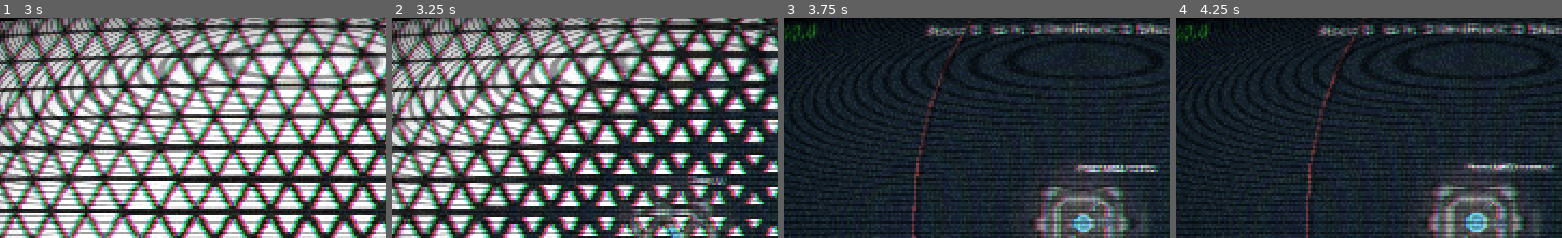
Above: before the commit, frames 1-4 (left to right).
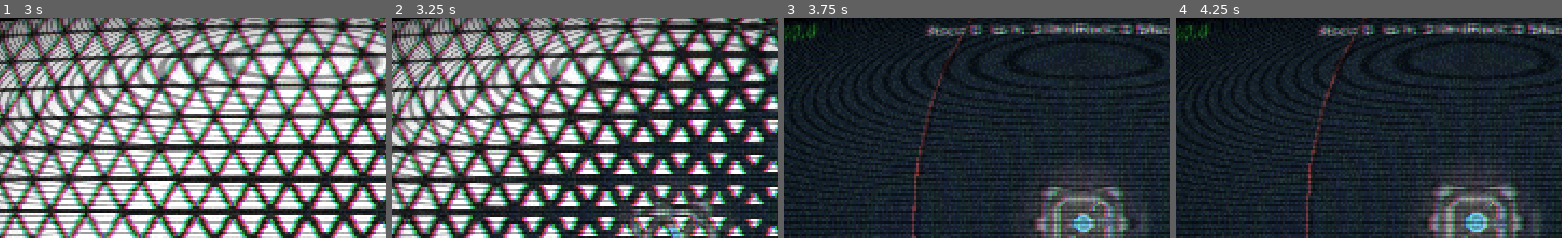
Above: after the commit, the same moments.

Repository: DennisFan11/Echo-Command
Game: Godot game, scene res://Scene/Title/Title.tscn
The game is run twice, just before and just after one commit, with the same random seed, the same clock (stepped at 60 frames per second) and the same inputs. The engine's default icon, where the game draws it, is replaced by a stand-in: a white triangle on a blue panel in a dark square.
Inputs (mouse positions are % of the whole screen's width and height, from its top left):
- Up to frame 1 (3 s): click "Credit" at 0.5 s; click "Start Game" at 1.25 s; click "Start Game" at 2 s; click "Level0" at 2.75 s
- Up to frame 2 (3.25 s): no input
- Up to frame 3 (3.75 s): click (86, 54) at 3.5 s
- Up to frame 4 (4.25 s): no input
The pictures show only the part of the screen within x 11-61%, y 4-54%; the shares and areas given below are measured in that part.

Frame 1 is identical in both runs. In frame 2, 0.3% of the frame differs, in the area x 76-87%, y 71-76%; in frame 3, 0.7%; in frame 4, 0.8%, in the area x 74-98%, y 65-70%.

Commit message:
feat(DI) 依賴注入

Diff:
--- a/CoreSystem/CoreManager.gd
+++ b/CoreSystem/CoreManager.gd
@@ -48,21 +48,6 @@
 
 
 
-var base_scene:GameManager
-
-## 加載依賴
-func enter_game():
-	if is_instance_valid(base_scene): base_scene.queue_free()
-	base_scene = preload("uid://ck880glpw7yhe").instantiate()
-	add_child(base_scene)
-
-func save_game():
-	if is_instance_valid(base_scene): base_scene._save()
-func load_game():
-	if is_instance_valid(base_scene): base_scene._load()
-
-
-
 ## PRIVATE
 var _transition_cache = {}
 func _call_transition(trans: String, type: bool)-> Signal:
--- /dev/null
+++ b/CoreSystem/DI.gd
@@ -0,0 +1,47 @@
+extends Node
+
+## DI 動態反射依賴注入器
+
+
+
+func _ready() -> void:
+	get_tree().node_added.connect(_injection)
+
+## 依賴表
+var _dependence: Dictionary = { # property : Node
+}
+
+## 註冊依賴項目
+func register(property: String, instance: Node) -> void:
+	_dependence[property] = instance
+
+## 手動獲取依賴 (由 GameLoop Manager觸發 確保所有依賴項目以註冊)
+func injection(target_node: Node, recursive: bool=false):
+	#print("injection: ", target_node)
+
+	## 遞歸注入
+	if recursive:
+		for child: Node in target_node.get_children():
+			await injection(child, true)
+
+	await _injection(target_node)
+
+## 自動獲取依賴
+func _injection(target_node: Node):
+	for property:String in _dependence.keys():
+		if property in target_node:
+			target_node.set(property, _dependence[property])
+	if target_node.has_method("_on_injected"):
+		target_node._on_injected()
+
+"""
+func _ready() -> void:
+	DI.register("_tilemap_manager", self)
+##
+func _on_injected():
+	pass
+"""
+
+
+
+#
--- a/GameSystem/BuildingManager/BuildingRemover/building_remover.gd
+++ b/GameSystem/BuildingManager/BuildingRemover/building_remover.gd
@@ -5,9 +5,7 @@
 var first_pos: Vector2 = Vector2.ZERO
 var second_pos: Vector2 = Vector2.ZERO
 
-var _building_manager: BuildingManager:
-	get:
-		return CoreManager.base_scene._building_manager
+var _building_manager: BuildingManager
 
 func _R_click(): # exec-once
 	first_pos = _building_manager\
@@ -27,8 +25,7 @@
 func _R_finish(): #exec-once
 	%Polygon2D.visible = false
 	%Line2D.visible = false
-	CoreManager.base_scene._building_manager\
-		.remove_buildings(first_pos, second_pos)
+	_building_manager.remove_buildings(first_pos, second_pos)
 
 
 
--- a/GameSystem/BuildingManager/Buildings/Building.gd
+++ b/GameSystem/BuildingManager/Buildings/Building.gd
@@ -2,6 +2,11 @@
 extends Node2D
 
 var team: int = 0
+
+
+var _tilemap_manager: TileMapManager
+var _building_manager: BuildingManager
+var _particle_manager: ParticleManager
 
 enum {NOT_AVAILABLE, AVAILABLE, FINISHED}
 var _color_map = {
@@ -61,7 +66,7 @@
 				_dead()
 
 
-var _building_manager: BuildingManager
+
 
 func _process(delta: float) -> void:
 	sound_cd -= delta
@@ -78,9 +83,8 @@
 
 
 func _is_block_available():
-	var _game_manager = CoreManager.base_scene
-	return _game_manager._tilemap_manager.is_block_available(position)\
-		and _game_manager._building_manager.is_block_available(position)
+	return _tilemap_manager.is_block_available(position)\
+		and _building_manager.is_block_available(position)
 
 ## OVERWRITE
 func _icon():
@@ -107,7 +111,7 @@
 @export var _hp: float = 30.0
 
 func dmage(dmg: float):
-	CoreManager.base_scene._particle_manager.create("BuildingDamage", global_position)
+	_particle_manager.create("BuildingDamage", global_position)
 
 	_hp -= dmg
 	if _hp < 0:
@@ -122,8 +126,6 @@
 
 var sound_cd:float = 0
 
-
 var is_dead:bool = false
 func _dead():
-	CoreManager.base_scene._building_manager\
-		.building_dead(self)
+	_building_manager.building_dead(self)
--- a/GameSystem/BuildingManager/Buildings/BuildingBase/static_body_2d.gd
+++ b/GameSystem/BuildingManager/Buildings/BuildingBase/static_body_2d.gd
@@ -7,12 +7,13 @@
 func _process(delta: float) -> void:
 	_cd -= delta
 
+var _echo_manager: EchoManager
 func PingHandle(pos:Vector2):
 	if _cd > 0 :
 		return
 	_cd = CD
 	#print($"..".text)
-	CoreManager.base_scene._echo_manager\
+	_echo_manager\
 		.create_echo(
 			pos,
 			$"..".text,
--- a/GameSystem/BuildingManager/Buildings/EnemySpawner/enemy_spawner.gd
+++ b/GameSystem/BuildingManager/Buildings/EnemySpawner/enemy_spawner.gd
@@ -5,6 +5,7 @@
 
 const MAX_SIZE = 5
 var _child_list = []
+var _enemy_manager: EnemyManager
 func _on_timer_timeout() -> void:
 	#print("enemy spawn", position)
 	var _temp = []
@@ -16,9 +17,7 @@
 	if _child_list.size() > MAX_SIZE:
 		return
 	_child_list.append(
-		CoreManager.base_scene\
-			._enemy_manager\
-			.create(position)
+		_enemy_manager.create(position)
 	)
 
 func _ready() -> void:
--- a/GameSystem/BuildingManager/Buildings/Mother/mother.gd
+++ b/GameSystem/BuildingManager/Buildings/Mother/mother.gd
@@ -11,5 +11,6 @@
 	super()
 
 
+var _game_manager: GameManager
 func _dead():
-	CoreManager.base_scene.game_over("Mother is dead", "[color=red]")
+	_game_manager.game_over("Mother is dead", "[color=red]")
--- a/GameSystem/BuildingManager/Buildings/Radar/radar.gd
+++ b/GameSystem/BuildingManager/Buildings/Radar/radar.gd
@@ -7,10 +7,10 @@
 	%Sprite2D.rotation += delta
 	%Line2D.visible = false
 
-
+var _echo_manager: EchoManager
 func _on_timer_timeout() -> void:
 	if state == WORKING:
-		CoreManager.base_scene._echo_manager.create_ping(
+		_echo_manager.create_ping(
 			0, global_position, _attack_range, 30, 19+1048576
 		)
 
--- a/GameSystem/BuildingManager/building_manager.gd
+++ b/GameSystem/BuildingManager/building_manager.gd
@@ -1,5 +1,10 @@
 class_name BuildingManager
 extends IGameSubManager
+
+func _ready() -> void:
+	DI.register("_building_manager", self)
+
+
 
 
 
@@ -68,7 +73,7 @@
 			is_instance_valid(_building_map[coords]):
 		_building_map[coords].queue_free()
 	_building_map[coords] = _building
-	print(_building, coords)
+	#print(_building, coords)
 
 
 
@@ -88,7 +93,7 @@
 	var from = Vector2(min(p1.x, p2.x), min(p1.y, p2.y))
 	var to = Vector2(max(p1.x, p2.x), max(p1.y, p2.y))
 
-	print("remove buildings from:", from, " to:", to)
+	#print("remove buildings from:", from, " to:", to)
 
 	for x in range(from.x, to.x + 1, 16):
 		for y in range(from.y, to.y + 1, 16):
@@ -97,7 +102,7 @@
 
 func _remove_building(coords: Vector2):
 	var key: Vector2i = _to_key(coords)
-	print("coords: ", key, _building_map.has(key))
+	#print("coords: ", key, _building_map.has(key))
 	if not _building_map.has(key):
 		return
 
--- a/GameSystem/EchoManager/Ping/PingWave/ping_wave.gd
+++ b/GameSystem/EchoManager/Ping/PingWave/ping_wave.gd
@@ -65,10 +65,10 @@
 		_has_response = true
 		queue_free()
 
-
+var _echo_manager: EchoManager
 func _exit_tree() -> void:
 	if not _has_response:
-		CoreManager.base_scene._echo_manager\
+		_echo_manager\
 			.create_echo(_global_pos, "No Response", "[color=gray]")
 
 #endregion
--- a/GameSystem/EchoManager/echo_manager.gd
+++ b/GameSystem/EchoManager/echo_manager.gd
@@ -1,7 +1,8 @@
 class_name EchoManager
 extends IGameSubManager
 
-
+func _ready() -> void:
+	DI.register("_echo_manager", self)
 
 
 func create_echo(position: Vector2, message: String, tags: String):
--- a/GameSystem/EnemyManager/Enemys/Enemy.gd
+++ b/GameSystem/EnemyManager/Enemys/Enemy.gd
@@ -15,14 +15,13 @@
 func _process(delta: float) -> void:
 	_cd -= delta
 	super(delta)
-
+var _echo_manager: EchoManager
 func PingHandle(pos:Vector2):
 	if _cd > 0 :
 		return
 	_cd = CD
 	#print($"..".text)
-	CoreManager.base_scene._echo_manager\
-		.create_echo(
+	_echo_manager.create_echo(
 			pos,
 			PingText + "\n\thp: " + str(_hp),
 			"[color=red]"
--- a/GameSystem/EnemyManager/enemy_manager.gd
+++ b/GameSystem/EnemyManager/enemy_manager.gd
@@ -1,6 +1,8 @@
 class_name EnemyManager
 extends IGameSubManager
 
+func _ready():
+	DI.register("_enemy_manager", self)
 
 
 func create(global_pos: Vector2)-> Enemy:
--- a/GameSystem/FogManager/fog_manager.gd
+++ b/GameSystem/FogManager/fog_manager.gd
@@ -7,6 +7,7 @@
 
 
 func _ready() -> void:
+	DI.register("_fog_manager", self)
 
 	%Polygon2D.polygon = [
 		Vector2(-EDGE, -EDGE),
--- a/GameSystem/GameManager.gd
+++ b/GameSystem/GameManager.gd
@@ -12,40 +12,14 @@
 
 
 
+func _ready() -> void:
 
+	DI.register("_game_manager", self)
 
-@onready var _tilemap_manager: TileMapManager = %TileMapManager
-@onready var _enemy_manager: EnemyManager = %EnemyManager
-@onready var _building_manager: BuildingManager = %BuildingManager
-@onready var _item_manager: ItemManager = %ItemManager
-@onready var _player_manager: PlayerManager = %PlayerManager
-@onready var _fog_manager: FogManager = %FogManager
-@onready var _particle_manager: ParticleManager = %ParticleManager
-@onready var _echo_manager: EchoManager = %EchoManager
+	## 遞歸重新注入
+	DI.injection(self, true)
 
-func _ready() -> void:
-	if CoreManager.base_scene != self:
-		CoreManager.base_scene = self
-
-	for i:Node in get_children():
-		_injection(i, "_game_manager", self)
-		_injection(i, "_enemy_manager")
-		_injection(i, "_tilemap_manager")
-		_injection(i, "_building_manager")
-		_injection(i, "_item_manager")
-		_injection(i, "_player_manager")
-		_injection(i, "_fog_manager")
-		_injection(i, "_particle_manager")
-		_injection(i, "_echo_manager")
 	_start_game()
-
-func _injection(target: Node, property: String, item=null):
-	if property in target:
-		if item:
-			target.set(property, item)
-		else:
-			target.set(property, get(property))
-
 
 
 
@@ -59,8 +33,6 @@
 	Logger.printLog("[GAME MANAGER] start")
 
 
-#func _on_child_entered_tree(node: Node) -> void:
-	#print(node)
 
 
 var _end = false
--- a/GameSystem/ItemManager/item_manager.gd
+++ b/GameSystem/ItemManager/item_manager.gd
@@ -1,6 +1,7 @@
 class_name ItemManager
 extends IGameSubManager
-
+func _ready() -> void:
+	DI.register("_item_manager", self)
 
 
 
@@ -39,7 +40,7 @@
 var snap_repo: PackedItem = PackedItem.new()
 
 func _on_timer_timeout() -> void:
-	print("repo:", _repo, "snap", snap_repo)
+	#print("repo:", _repo, "snap", snap_repo)
 	snap_repo = PackedItem.new(_repo.to_array())
 
 
--- a/GameSystem/ParticleManager/particle_manager.gd
+++ b/GameSystem/ParticleManager/particle_manager.gd
@@ -1,7 +1,8 @@
 class_name ParticleManager
 extends IGameSubManager
 
-
+func _ready() -> void:
+	DI.register("_particle_manager", self)
 
 var _scene_map = {
 	"Blood": preload("uid://mf63u76gof4f"),
--- a/GameSystem/PlayerManager/Player/player.gd
+++ b/GameSystem/PlayerManager/Player/player.gd
@@ -31,10 +31,9 @@
 func _unhandled_input(event: InputEvent) -> void:
 	if event.is_action_released("space"):
 		_send_ping()
-
+var _echo_manager: EchoManager
 func _send_ping():
-	CoreManager.base_scene._echo_manager.\
-		create_ping(0, position, 125.0, 30, 27)
+	_echo_manager.create_ping(0, position, 125.0, 30, 27)
 
 
 
--- a/GameSystem/PlayerManager/player_manager.gd
+++ b/GameSystem/PlayerManager/player_manager.gd
@@ -1,7 +1,9 @@
 class_name PlayerManager
 extends IGameSubManager
 
-var _game_manager: GameManager
+func _ready() -> void:
+	DI.register("_player_manager", self)
+
 func _load():
 	pass
 func _save():
--- a/GameSystem/TileMapManager/TileMapManager.gd
+++ b/GameSystem/TileMapManager/TileMapManager.gd
@@ -1,6 +1,8 @@
 class_name TileMapManager
 extends IGameSubManager
 
+func _ready() -> void:
+	DI.register("_tilemap_manager", self)
 
 func is_block_available(global_position: Vector2)-> bool:
 	var map_pos: Vector2 = %WallLayer.local_to_map(
--- a/GameSystem/TileMapManager/wall_layer.gd
+++ b/GameSystem/TileMapManager/wall_layer.gd
@@ -3,10 +3,10 @@
 
 var _echo_manager: EchoManager
 func PingHandle(pos:Vector2):
-	CoreManager.base_scene._echo_manager.\
-		create_echo(pos, "Wall", "[color=yellow]")
+	_echo_manager.create_echo(pos, "Wall", "[color=yellow]")
 
-
+#func _on_injected():
+	#print("Wall Layer: _on_injected", _echo_manager)
 
 
 ##  FIXME need to cleanup
--- a/GameSystem/_shared/Builder/builder.gd
+++ b/GameSystem/_shared/Builder/builder.gd
@@ -4,8 +4,7 @@
 
 
 
-@onready var _item_manager:= \
-	CoreManager.base_scene._item_manager
+var _item_manager: ItemManager
 
 
 const SPEED = 1
--- a/GameSystem/_shared/Bullet/bullet.gd
+++ b/GameSystem/_shared/Bullet/bullet.gd
@@ -4,11 +4,10 @@
 var dir: Vector2
 var dmg: float = 10.0
 
-
+var _fog_manager: FogManager
 var light: Light
 func _ready() -> void:
-	light = \
-	CoreManager.base_scene._fog_manager.create_light()
+	light = _fog_manager.create_light()
 	light.scale *= 0.2
 func _exit_tree() -> void:
 	if light:
--- a/GameSystem/_shared/ItemCollector/item_collector.gd
+++ b/GameSystem/_shared/ItemCollector/item_collector.gd
@@ -18,10 +18,10 @@
 				_attract(i)
 
 
-
+var _item_manager: ItemManager
 
 func _absorb(item: Item):
-	CoreManager.base_scene._item_manager.add_item(item.id, 1)
+	_item_manager.add_item(item.id, 1)
 	item.absorb()
 	SoundManager.play_sound("coin", global_position)
 
--- a/GameSystem/_shared/Pathfinder/pathfinder.gd
+++ b/GameSystem/_shared/Pathfinder/pathfinder.gd
@@ -1,8 +1,6 @@
 class_name Pathfinder
 extends Node2D
 
-
+var _tilemap_manager: TileMapManager
 func get_vec()-> Vector2:
-	return CoreManager.base_scene\
-		._tilemap_manager\
-		.samp_vec(global_position)
+	return _tilemap_manager.samp_vec(global_position)
--- a/GameSystem/_shared/Unit.gd
+++ b/GameSystem/_shared/Unit.gd
@@ -4,12 +4,12 @@
 signal dead
 
 @export var _hp: float = 30.0
-
+var _particle_manager: ParticleManager
 func dmage(dmg: float):
-	print(self, " take ", dmg, " dmg")
+	#print(self, " take ", dmg, " dmg")
 	_hp -= dmg
 
-	CoreManager.base_scene._particle_manager\
+	_particle_manager\
 		.create("Blood", global_position)
 	if _hp < 0:
 		_dead()
--- a/GameSystem/_shared/Weapon/DrillT1/drill_t_1.gd
+++ b/GameSystem/_shared/Weapon/DrillT1/drill_t_1.gd
@@ -80,8 +80,9 @@
 	%GPUParticles2D.emitting = false
 	%Damager.enable = false
 
+var _tilemap_manager: TileMapManager
 func _damage(global_pos, damage):
-	CoreManager.base_scene._tilemap_manager.dmage_wall(
+	_tilemap_manager.dmage_wall(
 		global_pos + (global_pos-global_position).normalized()*2.0,
 		damage
 	)
--- a/GameSystem/_shared/Weapon/MiningLaserT1/mining_lazer_t_1.gd
+++ b/GameSystem/_shared/Weapon/MiningLaserT1/mining_lazer_t_1.gd
@@ -15,9 +15,11 @@
 
 const DAMAGE = 30.0
 
+
+var _fog_manager: FogManager
 func _ready() -> void:
 	%RayCast2D.target_position = Vector2(MAX_LENGTH, 0.0)
-	_line_light = CoreManager.base_scene._fog_manager.create_line_light()
+	_line_light = _fog_manager.create_line_light()
 
 
 var _line_light: LineLight
@@ -56,9 +58,9 @@
 			_charge_progess- CHARGE_SPEED*delta, 0, 1
 		)
 
-
+var _tilemap_manager: TileMapManager
 func _damage(global_pos, damage):
-	CoreManager.base_scene._tilemap_manager.dmage_wall(
+	_tilemap_manager.dmage_wall(
 		global_pos + (global_pos-global_position).normalized()*2.0,
 		damage
 	)
--- a/Scene/GameScene/hint/hinter.gd
+++ b/Scene/GameScene/hint/hinter.gd
@@ -28,24 +28,22 @@
 	if not Engine.is_editor_hint():
 		if %RichTextLabel: %RichTextLabel.text = ""
 		if %Line2D: %Line2D.visible = false
-	#else:
-		#dist = dist
-		#text = text
 
+
+var _player_manager: PlayerManager
 func _process(delta: float) -> void:
 	if Engine.is_editor_hint():
 		return
 
 	if showed:
 		return
-	if not CoreManager.base_scene:
+
+	if not _player_manager:
 		return
-	if not CoreManager.base_scene._player_manager:
+
+	if _player_manager.get_player_position() == Vector2.ZERO:
 		return
-	var pM = CoreManager.base_scene._player_manager
-	if pM.get_player_position() == Vector2.ZERO:
-		return
-	var _dist = (pM.get_player_position()-global_position).length()
+	var _dist = (_player_manager.get_player_position()-global_position).length()
 	if _dist < dist:
 		_show()
 
--- a/project.godot
+++ b/project.godot
@@ -24,6 +24,7 @@
 Fps="*res://CoreSystem/Service/FPS/FPS.tscn"
 SoundManager="*res://CoreSystem/SoundManager.gd"
 Ctr="*res://CoreSystem/Service/CTR/CTR.tscn"
+DI="*res://CoreSystem/DI.gd"
 
 [display]
 
Not shown, added: CoreSystem/DI.gd.uid
